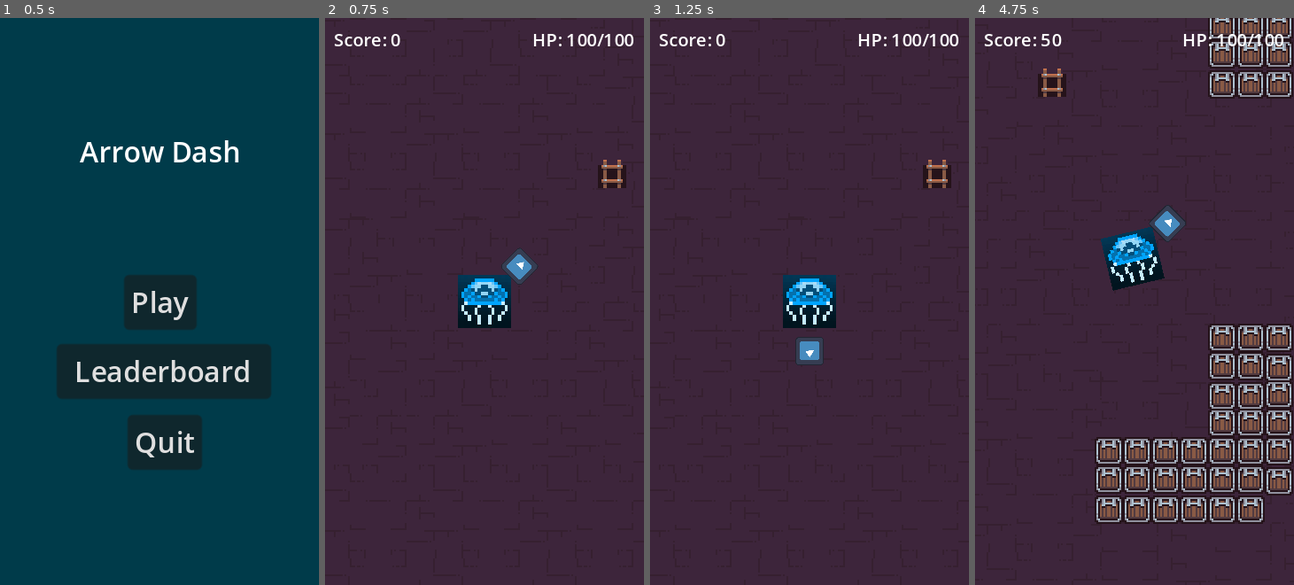
Above: before the commit, frames 1-4 (left to right).
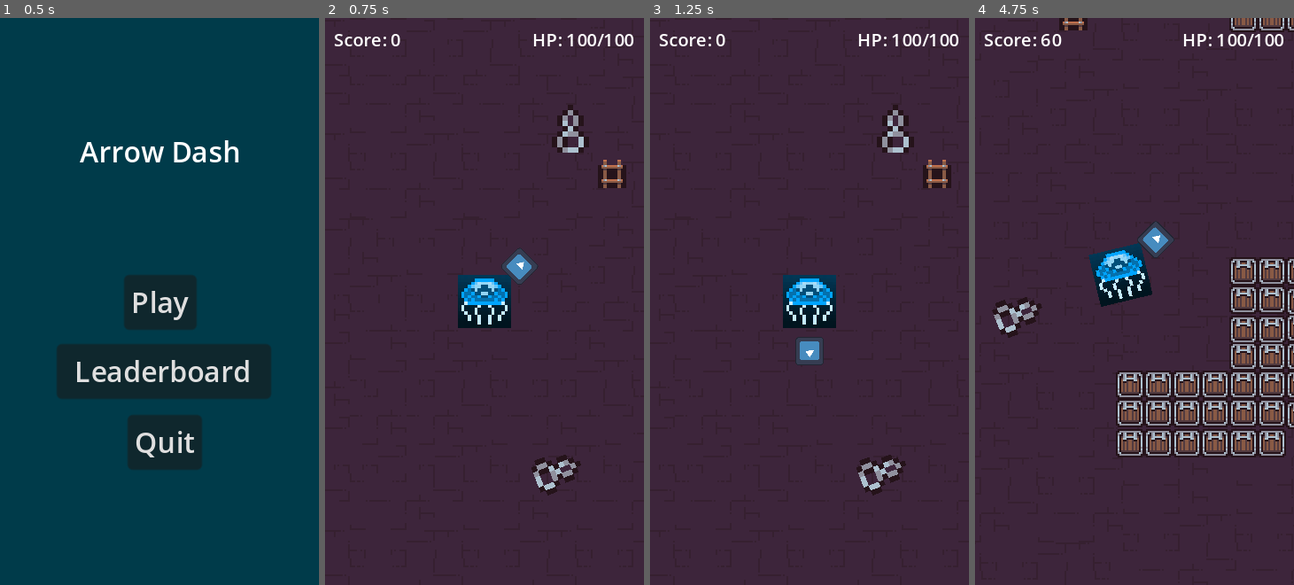
Above: after the commit, the same moments.

Repository: AndresNS/arrow-dash
Game: Godot game, scene res://scenes/screens/main_menu.tscn
The game is run twice, just before and just after one commit, with the same random seed, the same clock (stepped at 60 frames per second) and the same inputs. The engine's default icon, where the game draws it, is replaced by a stand-in: a white triangle on a blue panel in a dark square.
Inputs:
- Up to frame 1 (0.5 s): no input
- Up to frame 2 (0.75 s): click "Play" at 0.5 s
- Up to frame 3 (1.25 s): no input
- Up to frame 4 (4.75 s): tap Enter (ui_accept) at 1.25, 1.52, 2.27, 3.77, 4.52 s

Frame 1 is identical in both runs. In frame 2, 1.0% of the frame differs, in the area x 64-83%, y 15-85%; in frame 3, 1.0%; in frame 4, 23%, in the area x 5-100%, y 0-90%.

Commit message:
Create sea_current scene

Diff:
--- a/scenes/screens/game.tscn
+++ b/scenes/screens/game.tscn
@@ -14,6 +14,7 @@
 [ext_resource type="PackedScene" uid="uid://ieem2mb64o6p" path="res://scenes/pickups/shield_pickup.tscn" id="10_edqc3"]
 [ext_resource type="PackedScene" uid="uid://b6k0ou3macrn1" path="res://scenes/pickups/boost_pickup.tscn" id="11_8ie6e"]
 [ext_resource type="PackedScene" uid="uid://ot2g15br7sjj" path="res://scenes/pickups/score_multiplier_pickup.tscn" id="12_j37aq"]
+[ext_resource type="PackedScene" uid="uid://hh2errilaonk" path="res://scenes/sea_current.tscn" id="15_m3hfc"]
 
 [sub_resource type="LabelSettings" id="LabelSettings_76dh6"]
 font_size = 10
@@ -993,6 +994,13 @@
 [node name="ScoreMultiplierTimer" type="Timer" parent="."]
 one_shot = true
 
+[node name="SeaCurrent" parent="." instance=ExtResource("15_m3hfc")]
+position = Vector2(144, -96)
+
+[node name="SeaCurrent2" parent="." instance=ExtResource("15_m3hfc")]
+position = Vector2(136, 96)
+rotation = 1.20091
+
 [connection signal="pressed" from="GameOverHUD/RetryButton" to="GameOverHUD" method="_on_retry_button_pressed"]
 [connection signal="pressed" from="GameOverHUD/LeaderboardButton" to="GameOverHUD" method="_on_leaderboard_button_pressed"]
 [connection signal="pressed" from="GameOverHUD/MainMenuButton" to="GameOverHUD" method="_on_main_menu_button_pressed"]
--- /dev/null
+++ b/scenes/sea_current.tscn
@@ -0,0 +1,26 @@
+[gd_scene load_steps=4 format=3 uid="uid://hh2errilaonk"]
+
+[ext_resource type="Script" path="res://scripts/sea_current.gd" id="1_fwppq"]
+[ext_resource type="Texture2D" uid="uid://db4s47d7v50k4" path="res://assets/sprites/Dungeon_Tileset.png" id="1_lc5hj"]
+
+[sub_resource type="RectangleShape2D" id="RectangleShape2D_7x7kk"]
+size = Vector2(17, 27)
+
+[node name="SeaCurrent" type="Area2D"]
+collision_layer = 0
+collision_mask = 2
+script = ExtResource("1_fwppq")
+
+[node name="Sprite2D" type="Sprite2D" parent="."]
+position = Vector2(2, 0)
+rotation = 3.14159
+scale = Vector2(3, 3)
+texture = ExtResource("1_lc5hj")
+region_enabled = true
+region_rect = Rect2(80, 112, 16, 16)
+
+[node name="CollisionShape2D" type="CollisionShape2D" parent="."]
+position = Vector2(0.5, -1.5)
+shape = SubResource("RectangleShape2D_7x7kk")
+
+[connection signal="body_entered" from="." to="." method="_on_body_entered"]
--- /dev/null
+++ b/scripts/sea_current.gd
@@ -0,0 +1,15 @@
+class_name SeaCurrent extends Area2D
+
+
+var current_direction: Vector2 = Vector2.ZERO
+var player: Player = null
+var speed_boost: float = 3
+
+func _ready() -> void:
+	current_direction =  Vector2(cos(rotation - PI/2), sin(rotation - PI/2))
+
+func _on_body_entered(body: Node2D) -> void:
+	if (body is Player):
+		player = body
+		player.velocity = current_direction * player.SPEED
+		player.speed_boost = speed_boost
Not shown: 1 places in scenes/screens/game.tscn that only renumber resources
